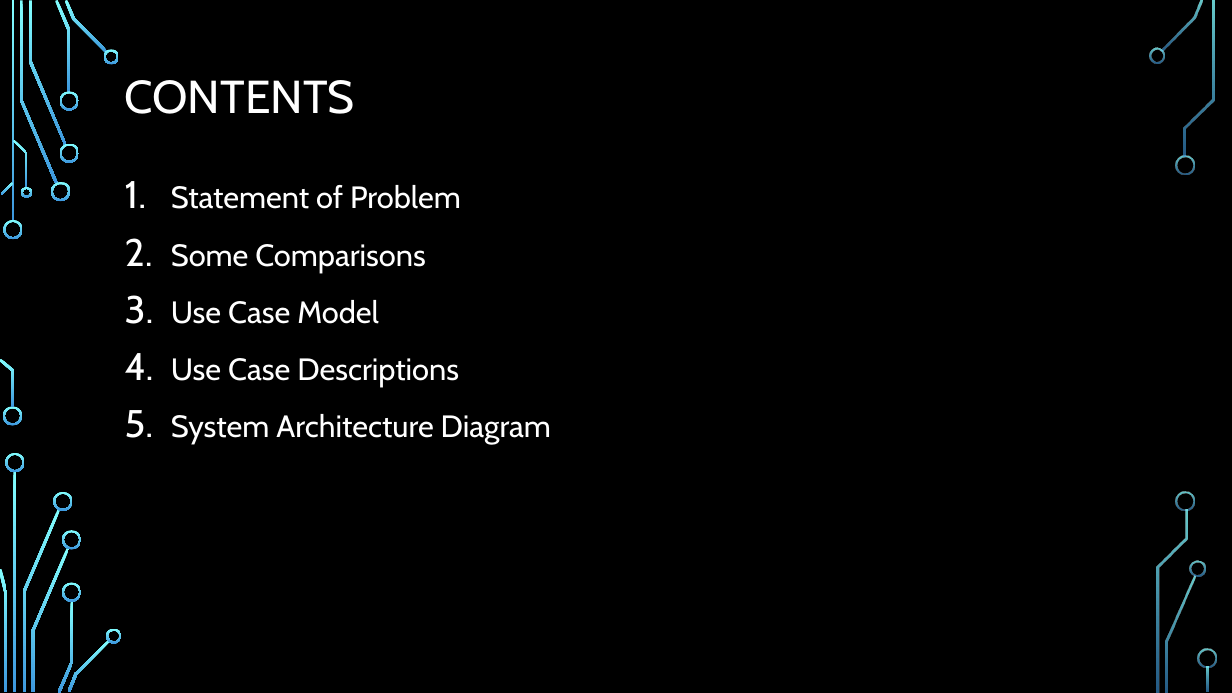
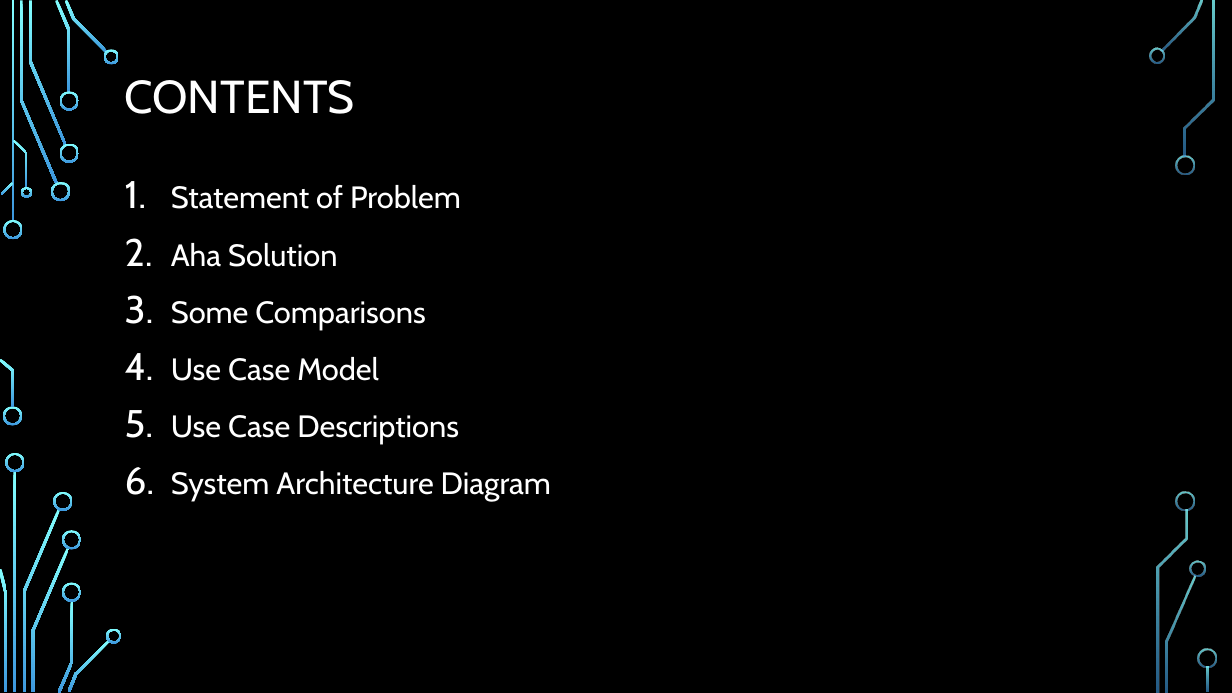
Before and after one commit to leonardo1227/CS425-SWE-Project, a slide deck: slide 2 of Aha-presentation.pptx. Drawn at 1232x693 pixels with LibreOffice and Linux fonts; fonts in the diff are those of the drawing; background and template pictures are left out. Boxes give left, top, right and bottom in pixels: in the first picture for what was removed or moved away, otherwise in the second. Text is boxed around its words. In the diff, an @@ line names an element or a change of style, - is before the commit and + after.

Commit message:
Add Aha solution in Content

```diff
--- a/Aha-presentation.pptx
+++ b/Aha-presentation.pptx
@@ text at <box>171,243,337,267</box>: paragraph added @@
+2. Aha Solution
```
Also in this commit, not shown: 1 other slide changed.
